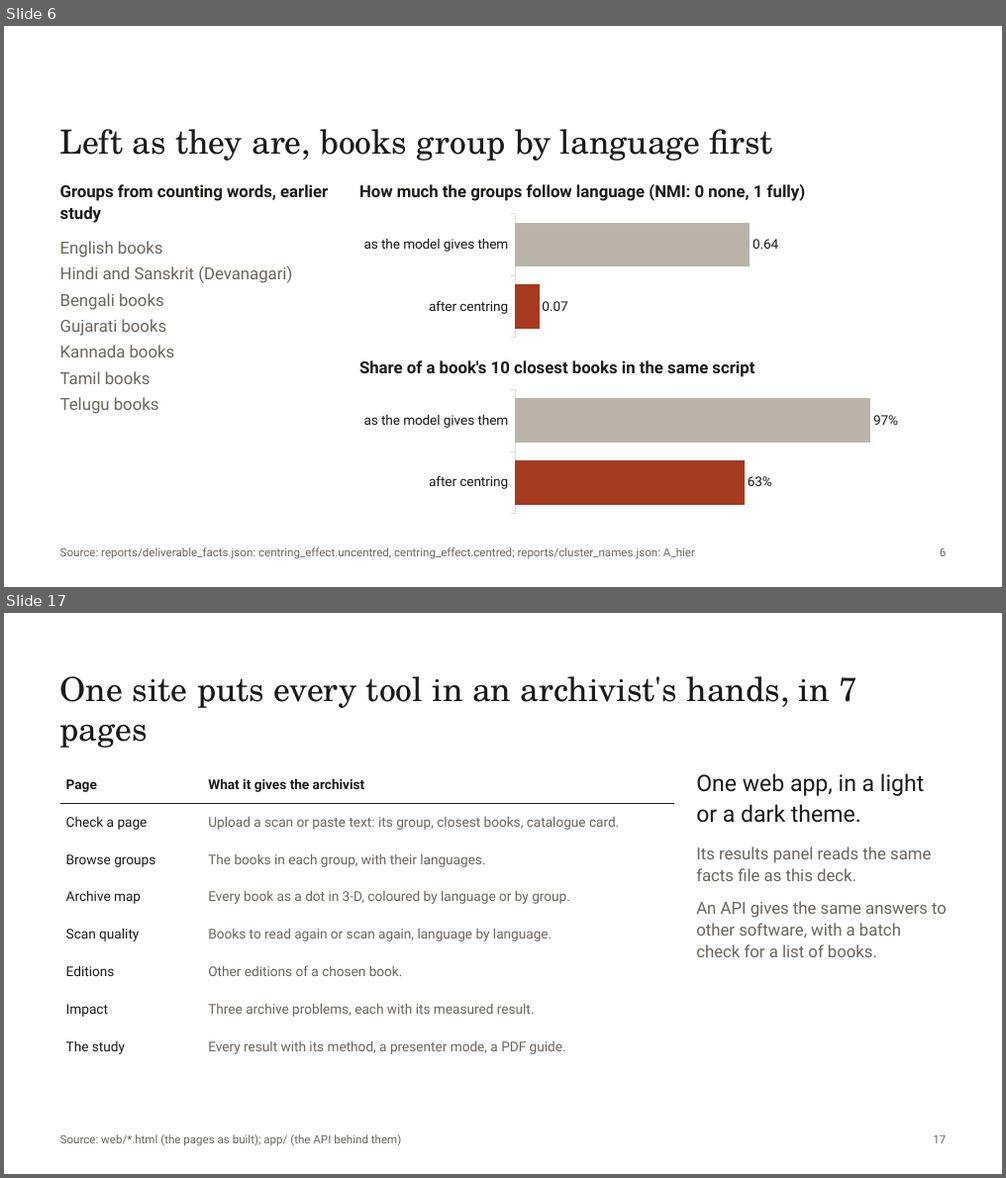
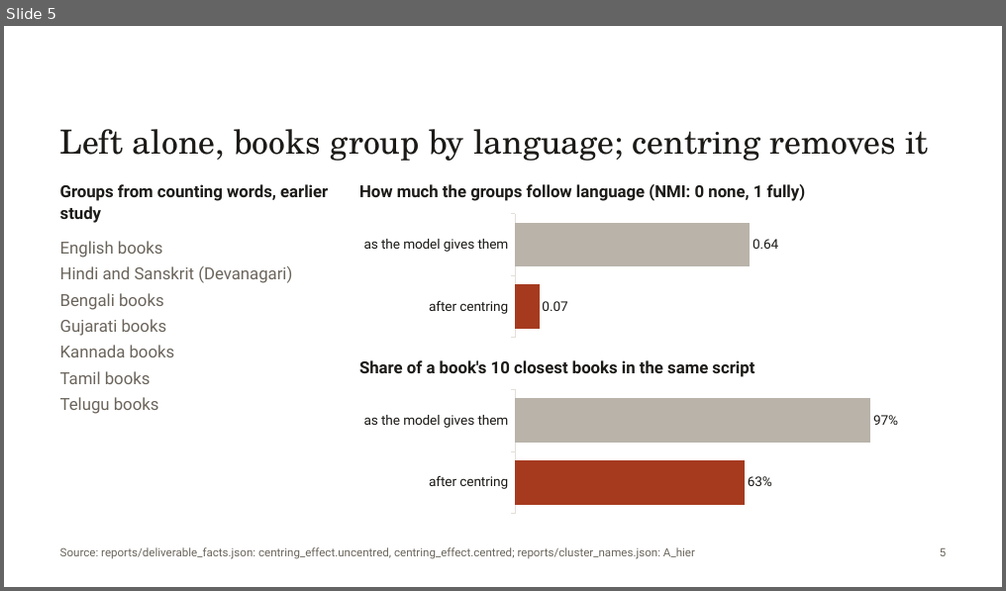
Before and after one commit to rohannes64/Grantha-Heritage-Tracker, a slide deck: Grantha_Heritage_Tracker_SIH26096.pptx. Shown one above the other, each under a label of ours: slides 6 and 17 before the commit, slide 5 after it; the slides between them are not shown. The pictures are 1006x1178 and 1006x591 pixels, drawn with LibreOffice and Linux fonts; fonts in the diff are those of the drawing. Boxes give left, top, right and bottom in pixels: in the first picture for what was removed or moved away, otherwise in the second. Text is boxed around its words. In the diff, an @@ line names an element or a change of style, - is before the commit and + after.

```diff
--- a/Grantha_Heritage_Tracker_SIH26096.pptx
+++ b/Grantha_Heritage_Tracker_SIH26096.pptx
@@ slide 17 removed at [4, 613, 1002, 1174], background #FFFFFF @@
@@ text removed at [60, 676, 857, 748] @@
-One site puts every tool in an archivist's hands, in 7 pages
@@ table removed at [60, 766, 674, 1065], 8 rows, 2 columns @@
-Page | What it gives the archivist
-Check a page | Upload a scan or paste text: its group, closest books, catalogue card.
-Browse groups | The books in each group, with their languages.
-Archive map | Every book as a dot in 3-D, coloured by language or by group.
-Scan quality | Books to read again or scan again, language by language.
-Editions | Other editions of a chosen book.
-Impact | Three archive problems, each with its measured result.
-The study | Every result with its method, a presenter mode, a PDF guide.
@@ text removed at [696, 773, 946, 958] @@
-One web app, in a light or a dark theme.
-Its results panel reads the same facts file as this deck.
-An API gives the same answers to other software, with a batch check for a list of books.
@@ text removed at [60, 1135, 401, 1147] @@
-Source: web/*.html (the pages as built); app/ (the API behind them)
@@ text removed at [933, 1136, 945, 1144] @@
-17
@@ what was slide 6 is now slide 5 @@
@@ slide 5 changed as well @@
@@ text at [60, 129, 929, 161]: text changed @@
-Left as they are, books group by language first
+Left alone, books group by language; centring removes it
```
Also in this commit, not shown: 7 other slides changed, 1 slide added, 10 other slides removed, 3 other files.
